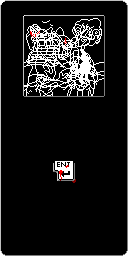
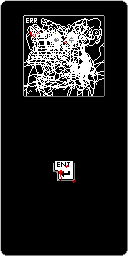
Layers edited between the first and the second 128px x 256px image:
added group "game_end" with 9 layers above "game_start" over 26, 18, 104, 95
added layer "game_end_lose" in group "game_end" over 33, 22, 93, 91
added layer "game_end_lose_black" in group "game_end" over 26, 18, 104, 95
added layer "game_end_lose_white" in group "game_end" over 37, 18, 104, 95
added layer "game_end_lose_pink" in group "game_end" over 37, 18, 104, 95
added layer "game_end_lose_blue" in group "game_end" over 37, 18, 104, 95
added layer "game_end_lose_cyan" in group "game_end" over 37, 18, 104, 95
added layer "game_end_lose_green" in group "game_end" over 37, 18, 104, 95
added layer "game_end_lose_yellow" in group "game_end" over 37, 18, 104, 95
added layer "game_end_lose_red" in group "game_end" over 37, 18, 104, 95
